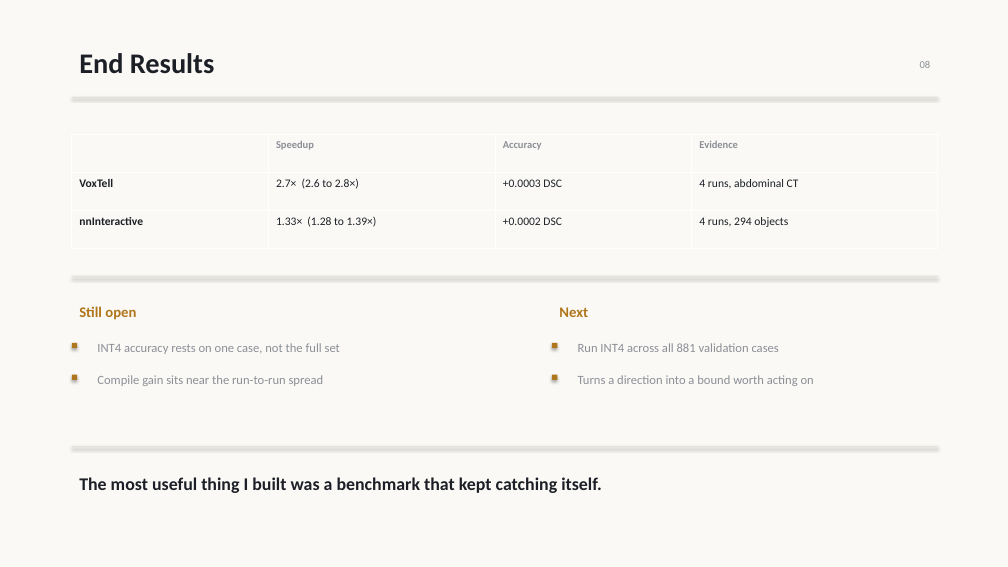
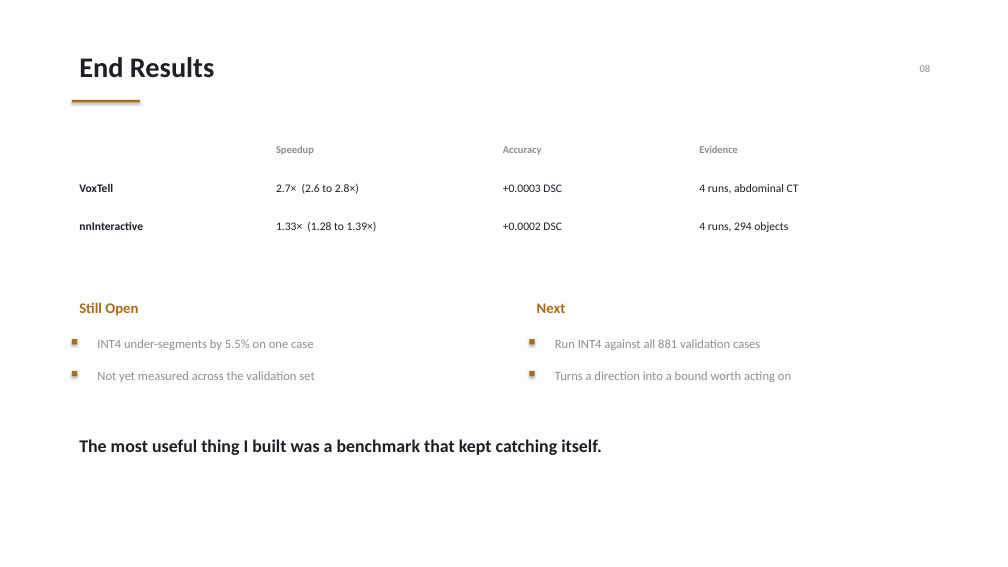
Before and after one commit to pentaexe/VoxTell-main, a slide deck: slide 8 of slides.pptx. Drawn at 1008x567 pixels with LibreOffice and Linux fonts; fonts in the diff are those of the drawing. Boxes give left, top, right and bottom in pixels: in the first picture for what was removed or moved away, otherwise in the second. Text is boxed around its words. In the diff, an @@ line names an element or a change of style, - is before the commit and + after.

```diff
--- a/slides.pptx
+++ b/slides.pptx
@@ background #FAF9F6 to #FDFDFD @@
@@ rectangle removed at [72, 97, 938, 98] @@
@@ rectangle added at [72, 100, 140, 102], fill #A86D18 @@
@@ 2 texts, 1 table: place and size @@
-2 texts, 1 table at [72, 53, 938, 248]
+2 texts, 1 table at [72, 57, 938, 253]
@@ table at [72, 140, 938, 253] @@
@@ fill #FAF9F6 to #FDFDFD in 12 cells @@
@@ rectangle removed at [72, 276, 938, 277] @@
@@ text "Next" at [537, 303, 566, 313]: text colour #B0761B to #A86D18 @@
@@ text at [79, 302, 138, 316]: text changed; text colour #B0761B to #A86D18 @@
-Still open
+Still Open
@@ rectangle: place and size @@
-rectangle at [72, 343, 77, 349]
+rectangle at [72, 340, 77, 345]
@@ text at [97, 339, 313, 350]: text changed @@
-INT4 accuracy rests on one case, not the full set
+INT4 under-segments by 5.5% on one case
@@ text at [555, 339, 760, 350]: text changed @@
-Run INT4 across all 881 validation cases
+Run INT4 against all 881 validation cases
@@ rectangle: place and size @@
-rectangle at [72, 375, 77, 380]
+rectangle at [72, 371, 77, 377]
@@ text removed at [97, 375, 324, 386] @@
-Compile gain sits near the run-to-run spread
@@ text added at [97, 371, 314, 382], 12 pt, text #8C8F96 @@
+Not yet measured across the validation set
@@ 2 rectangles, 1 text: place and size @@
-2 rectangles, 1 text at [552, 307, 588, 380]
+2 rectangles, 1 text at [529, 303, 566, 377]
@@ fill #B0761B to #A86D18 in 4 elements at [72, 340, 77, 345], [72, 371, 77, 377], [529, 340, 535, 345], [529, 371, 535, 377] @@
@@ text "Turns a direction into a ...": place and size @@
-text "Turns a direction into a ..." at [578, 375, 814, 386]
+text "Turns a direction into a ..." at [555, 371, 791, 382]
@@ text "The most useful thing I ...": place and size @@
-text "The most useful thing I ..." at [79, 477, 602, 493]
+text "The most useful thing I ..." at [79, 439, 602, 455]
@@ rectangle removed at [72, 446, 938, 447] @@
```
Also in this commit, not shown: 7 other slides changed, 1 other file.
